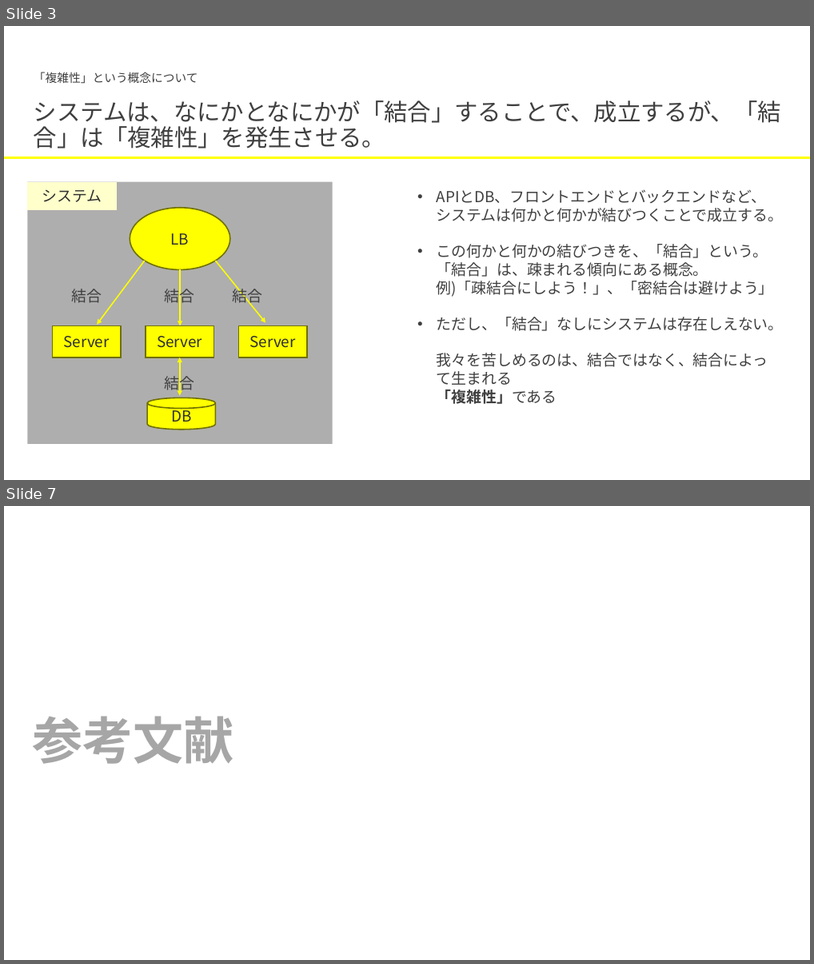
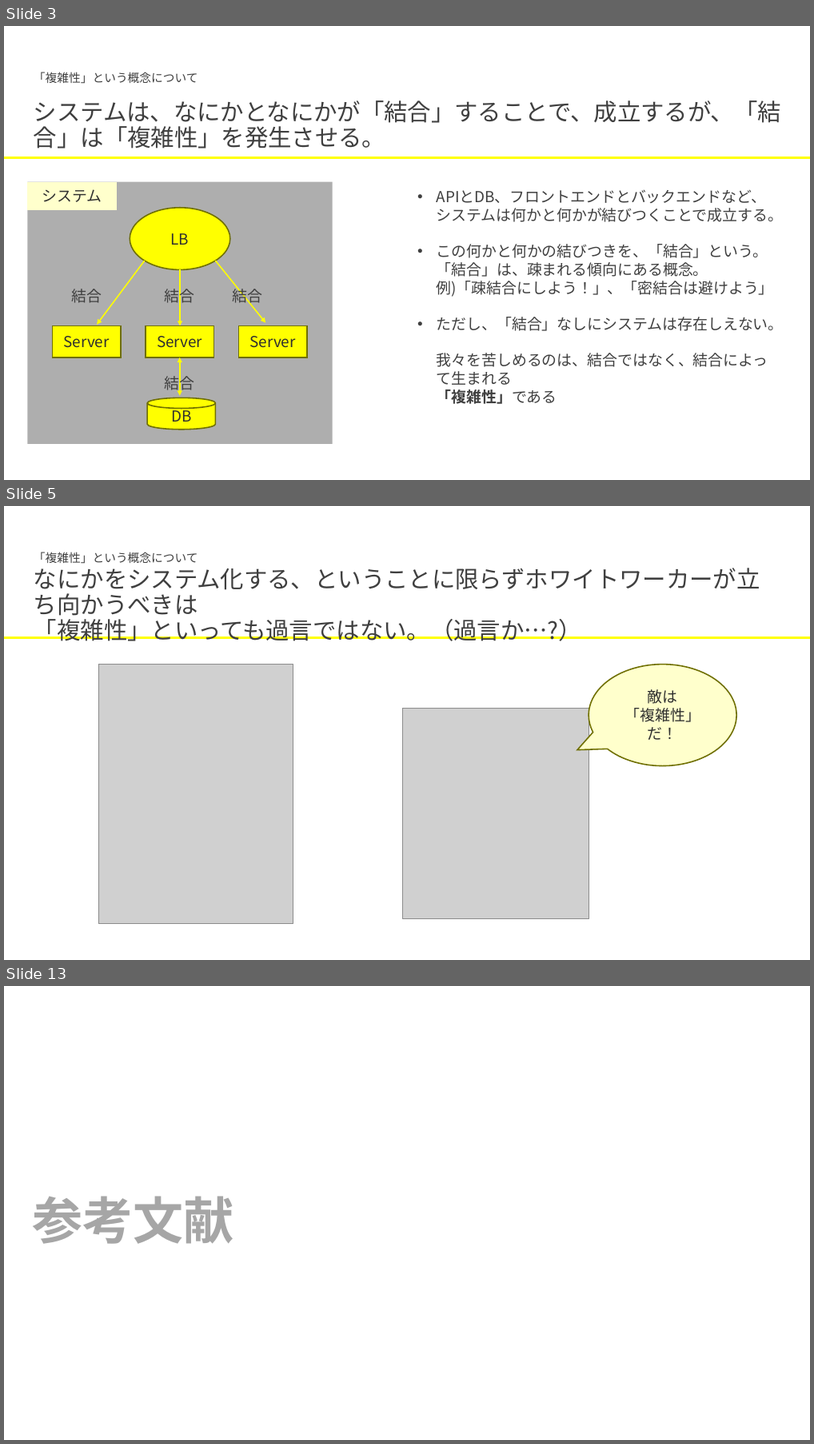
Before and after one commit to hiroki-pixel/tech_it_output_for_LT, a slide deck: Design/複雑性_5分類とそれぞれで可能な対処について.pptx. Shown one above the other, each under a label of ours: slides 3 and 7 before the commit, slides 3, 5 and 13 after it; the slides between them are not shown. The pictures are 814x964 and 814x1444 pixels, drawn with LibreOffice and Linux fonts; fonts in the diff are those of the drawing; grey boxes stand for pictures. Boxes give left, top, right and bottom in pixels: in the first picture for what was removed or moved away, otherwise in the second. Text is boxed around its words. In the diff, an @@ line names an element or a change of style, - is before the commit and + after.

```diff
--- a/Design/複雑性_5分類とそれぞれで可能な対処について.pptx
+++ b/Design/複雑性_5分類とそれぞれで可能な対処について.pptx
@@ slide 5 added at [4,506,810,960], background #FFFFFF @@
@@ text added at [34,552,198,564], 14 pt, text #3F3F3F @@
+「複雑性」という概念について
@@ text added at [34,568,761,641], 28 pt, text #3F3F3F @@
+なにかをシステム化する、ということに限らずホワイトワーカーが立ち向かうべきは
+「複雑性」といっても過言ではない。（過言か…?）
@@ line added from (4, 638) to (810, 638), #FFFF00 3 pt @@
@@ picture added at [98,664,293,924] @@
@@ speech bubble added at [589,664,738,765], fill #FFFFCC, outline #707000 1.5 pt, 18 pt, text #2F2F2F @@
+敵は
+「複雑性」だ！
@@ picture added at [403,708,590,919] @@
@@ what was slide 7 is now slide 13 @@
```
Also in this commit, not shown: 8 other slides added, 20 slides removed.
